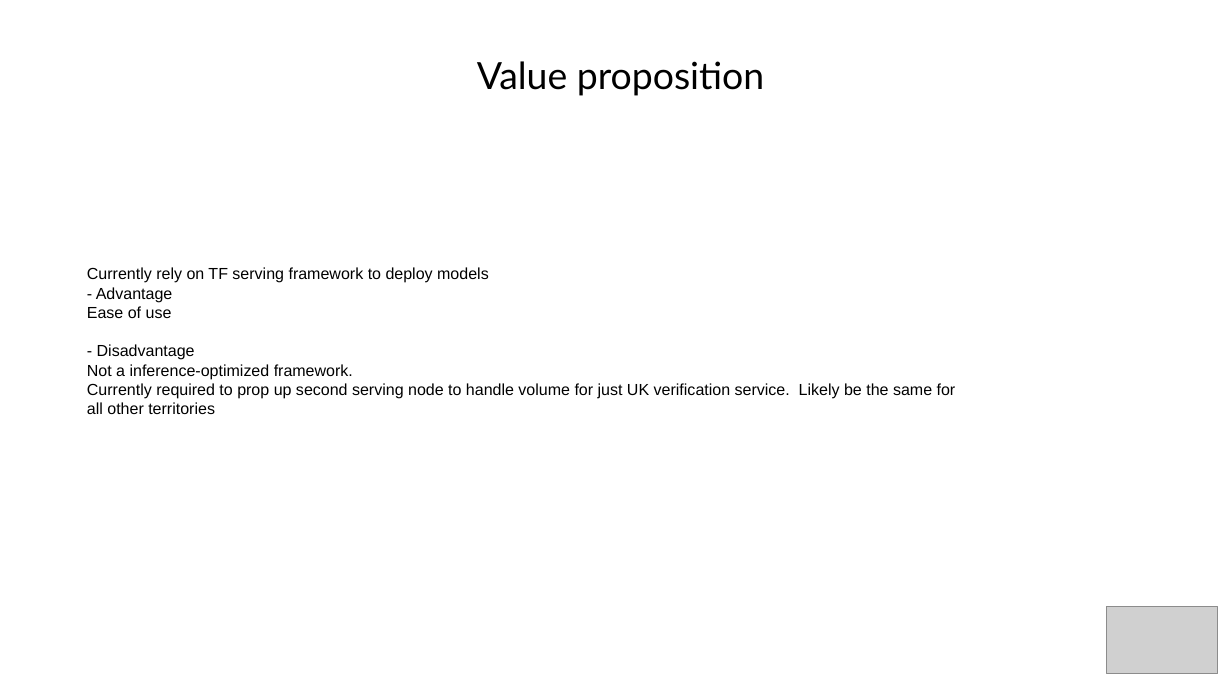
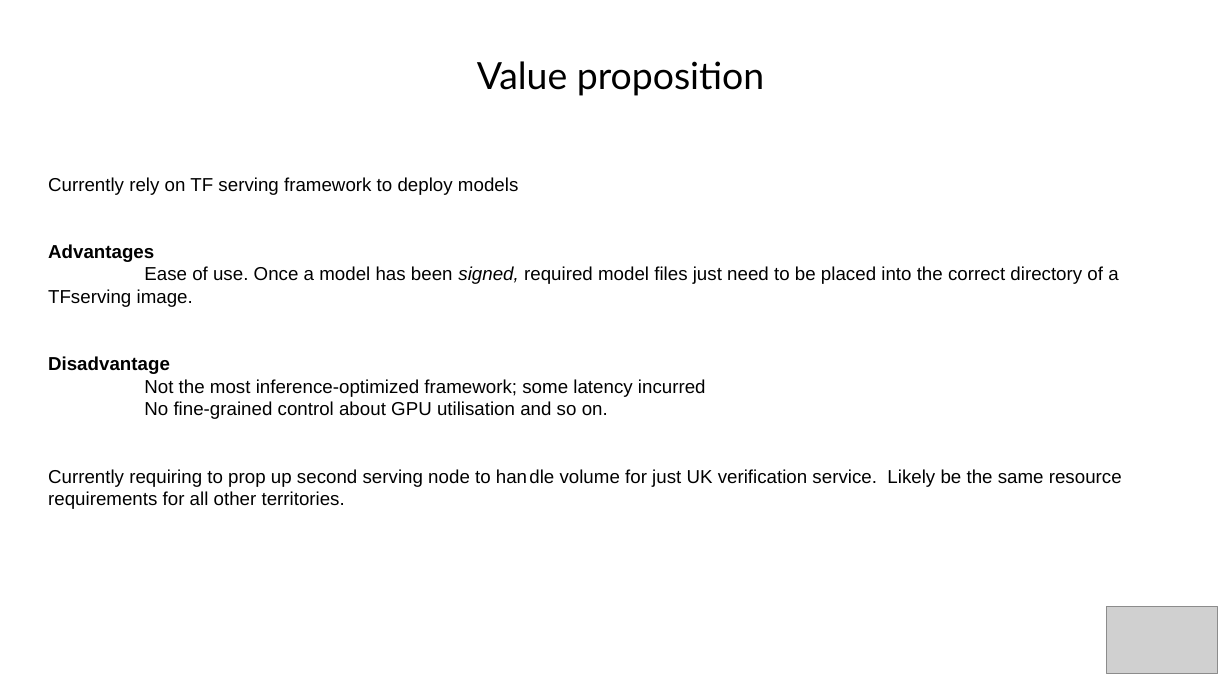
Before and after one commit to akinwilson/heed, a slide deck: slide 2 of reducing-inference-time.odp. Drawn at 1232x693 pixels with LibreOffice and Linux fonts; fonts in the diff are those of the drawing; grey boxes stand for pictures. Boxes give left, top, right and bottom in pixels: in the first picture for what was removed or moved away, otherwise in the second. Text is boxed around its words. In the diff, an @@ line names an element or a change of style, - is before the commit and + after.

```diff
--- a/reducing-inference-time.odp
+++ b/reducing-inference-time.odp
@@ subtitle "Currently rely on TF serving ...": place and size @@
-subtitle "Currently rely on TF serving ..." at bbox=[87, 267, 956, 414]
+subtitle "Currently rely on TF serving ..." at bbox=[48, 177, 1122, 509]
@@ subtitle at bbox=[48, 177, 518, 195]: size 12 to 14 pt in "Currently rely on TF serving framework to ..." @@
@@ subtitle at bbox=[48, 244, 1122, 509]: text changed; size 12 to 14 pt @@
-- Advantage
-Ease of use
-- Disadvantage
-Not a inference-optimized framework.
-Currently required to prop up second serving node to handle volume for just UK verification service. Likely be the same for all other territories
+Advantages
+Ease of use. Once a model has been signed, required model files just need to be placed into the correct directory of a TFserving image.
+Disadvantage
+Not the most inference-optimized framework; some latency incurred
+No fine-grained control about GPU utilisation and so on.
+Currently requiring to prop up second serving node to han dle volume for just UK verification service. Likely be the same resource requirements for all other territories.
```
Also in this commit, not shown: 8 other slides changed, 13 slides added, 1 slide removed.
